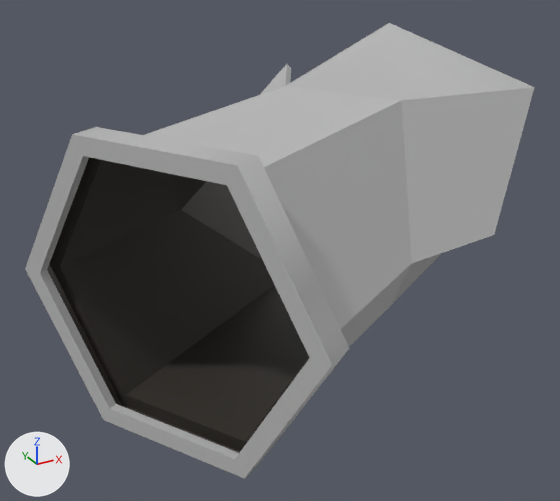
The FBX model Assets/MiniGames/Repair/Models/Pipe_Cap_Damaged.fbx: old version first, new version second.
Camera for both pictures: a camera (50 mm lens) standing at (-1.292, -1.739, 1.017) and looking at (-0.457, -0.221, 0.258). The lights are fixed; the arrows at lower left show +X, +Y and +Z. Where no turn or scale is listed for an object, it has been applied to the vertices.

In view in the first picture: 'Pipe_Cap_Damaged'.
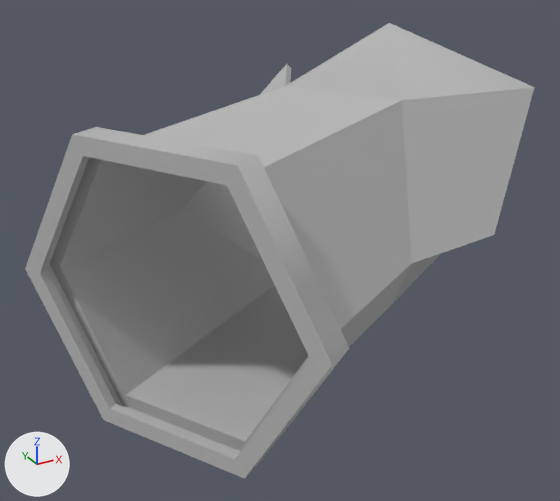
Edits to the bpy script that builds the scene:
```text
Change me_mesh:
    where me_mesh.from_pydata(...)  # 76 vertices, 81 faces; spans x -1.048..0.276, y -0.815..0.421, z 0.012..0.755
    used by ob_pipe_cap_damaged; location = (0.0, 0.0, 0.0)
    me_mesh part 1: all 33 faces that had it switch from mat_pipe_interior (black #3a3631) to mat_lambert1 (grey #bcbcbc)
```

What differs and where, as boxes (x1, y1, x2, y2) in the pictures (560 x 501 px):
part 1 of me_mesh, recoloured (black to grey): (47, 157, 310, 453) in both
